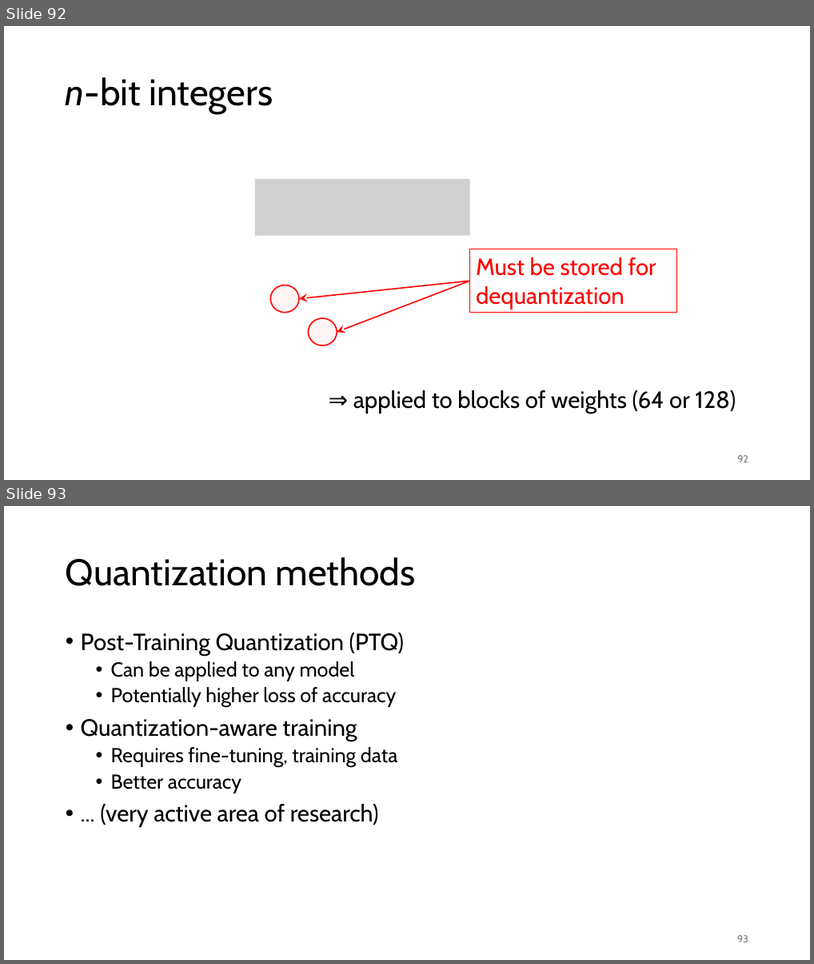
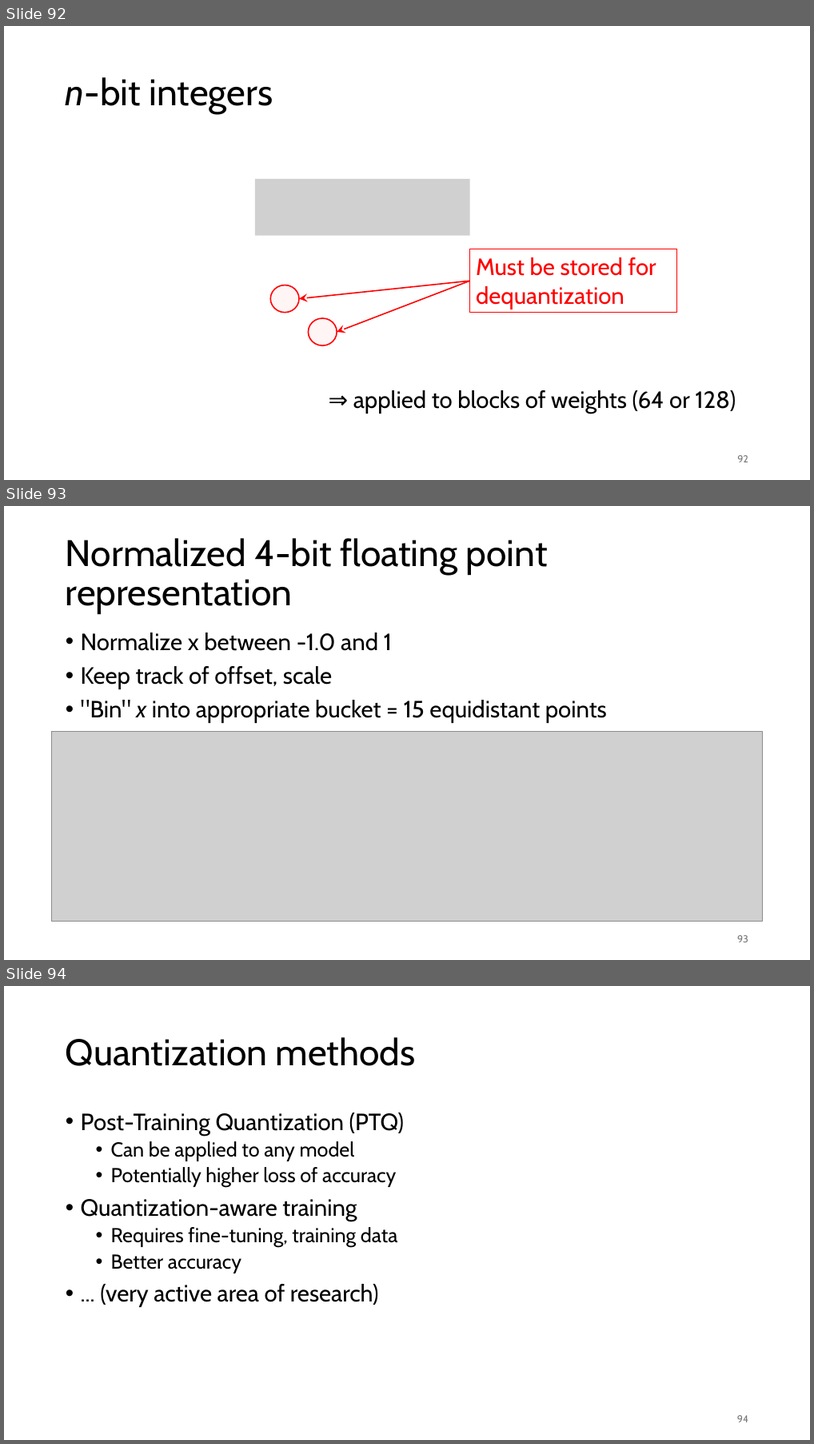
Before and after one commit to gjbex/Deploying-LLMs-locally, a slide deck: local_LLMs.pptx. Shown one above the other, each under a label of ours: slides 92 and 93 before the commit, slides 92, 93 and 94 after it. The pictures are 814x964 and 814x1444 pixels, drawn with LibreOffice and Linux fonts; fonts in the diff are those of the drawing; grey boxes stand for pictures. Boxes give left, top, right and bottom in pixels: in the first picture for what was removed or moved away, otherwise in the second. Text is boxed around its words. In the diff, an @@ line names an element or a change of style, - is before the commit and + after.

```diff
--- a/local_LLMs.pptx
+++ b/local_LLMs.pptx
@@ slide 93 added at (4, 506, 810, 960), background #FFFFFF @@
@@ title added at (66, 538, 548, 614), 44 pt, text #000000 @@
+Normalized 4-bit floating point representation
@@ text added at (81, 632, 607, 723), 28 pt, text #000000 @@
+• Normalize x between -1.0 and 1
+• Keep track of offset, scale
+• "Bin" x into appropriate bucket = 15 equidistant points
@@ picture added at (51, 732, 763, 920) @@
@@ page number added at (738, 935, 749, 942), 12 pt, text #797979 @@
+93
@@ what was slide 93 is now slide 94 @@
@@ page number at (738, 1415, 749, 1422): text changed @@
-93
+94
```
Also in this commit, not shown: 5 other slides added, 1 slide removed.
